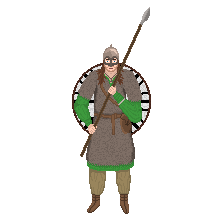
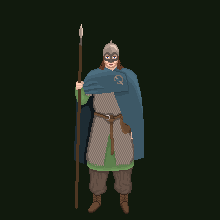
The second w=220, h=220 image is a revision of the first. Changes to its layers:
painted on "Background" over [74, 7, 150, 214]
hid "shield" over [72, 62, 151, 141]
added layer "background" over [0, 0, 220, 220]
